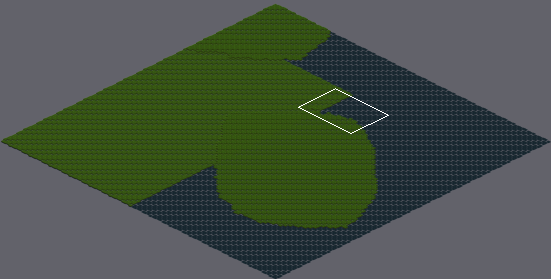
Level history. Tiled map: snRTS-planning/DESIGNS/map/tiled/map_test_scii.tmx. The first picture is a wide view before the edit; the outline marks the close-up.
Close-up. First the earlier version:
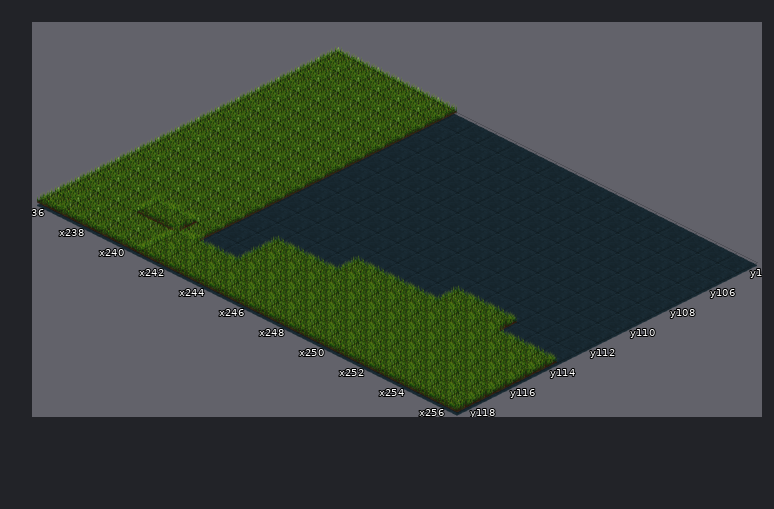
Cells are 64x32 px. Isometric: x runs down to the right, y down to the left. Shown: x 236..256, y 104..118. The commit also changed other parts of the map, which this record leaves out.
The result:
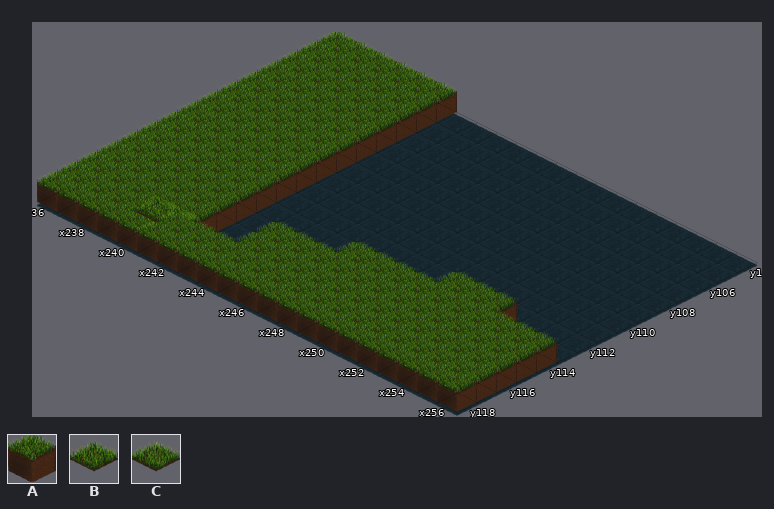
Key: from "New File Texture": A 1; from "isometric_grass_and_water": B 1, C 2.
_ is an empty cell.
From old to new:
{"where": "layer \"GRASS\""}
{"y":104,"x":236,"old":"CCCCCC","new":"AAAAAA"}
{"y":105,"x":236,"old":"CCCCCC","new":"AAAAAA"}
{"y":106,"x":236,"old":"CCCCCC","new":"AAAAAA"}
{"y":107,"x":236,"old":"CCCCCC","new":"AAAAAA"}
{"y":108,"x":236,"old":"CCCCCC","new":"AAAAAA"}
{"y":109,"x":236,"old":"CCCCCC","new":"AAAAAA"}
{"y":110,"x":236,"old":"CCCCCC","new":"AAAAAA"}
{"y":111,"x":236,"old":"CCCCCC","new":"AAAAAA"}
{"y":112,"x":236,"old":"CCCCCC","new":"AAAAAA"}
{"y":113,"x":236,"old":"CCCCCC","new":"AAAAAA"}
{"y":114,"x":236,"old":"CCCCCC","new":"AAAAAA"}
{"y":115,"x":236,"old":"CCCCCC","new":"AAAAAA"}
{"y":116,"x":236,"old":"CCCCCC","new":"AAAAAA"}
{"y":117,"x":236,"old":"CCCCCC","new":"AAAAAA"}
{"y":118,"x":236,"old":"CCCCCC","new":"AAAAAA"}
{"where": "layer \"MIDSPAWN\""}
{"y":113,"x":251,"old":"BBB","new":"AAA"}
{"y":114,"x":247,"old":"BBBBBBBBBB","new":"AAAAAAAAAA"}
{"y":115,"x":244,"old":"BBBBBBBBBBBBB","new":"AAAAAAAAAAAAA"}
{"y":116,"x":244,"old":"BBBBBBBBBBBBB","new":"AAAAAAAAAAAAA"}
{"y":117,"x":241,"old":"BBBBBBBBBBBBBBBB","new":"AAAAAAAAAAAAAAAA"}
{"y":118,"x":241,"old":"BBBBBBBBBBBBBBBB","new":"AAAAAAAAAAAAAAAA"}
{"label":"changed","picture_box":[37,32,557,412]}
